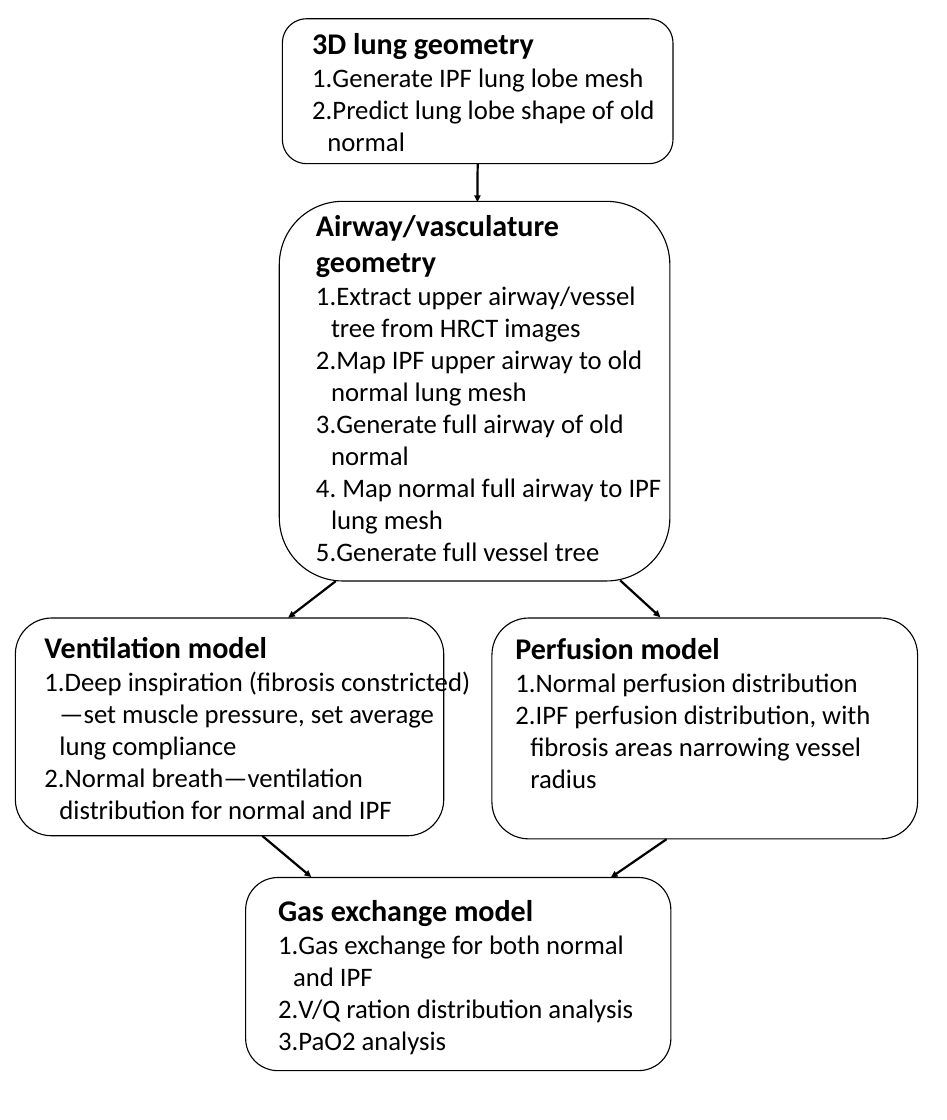
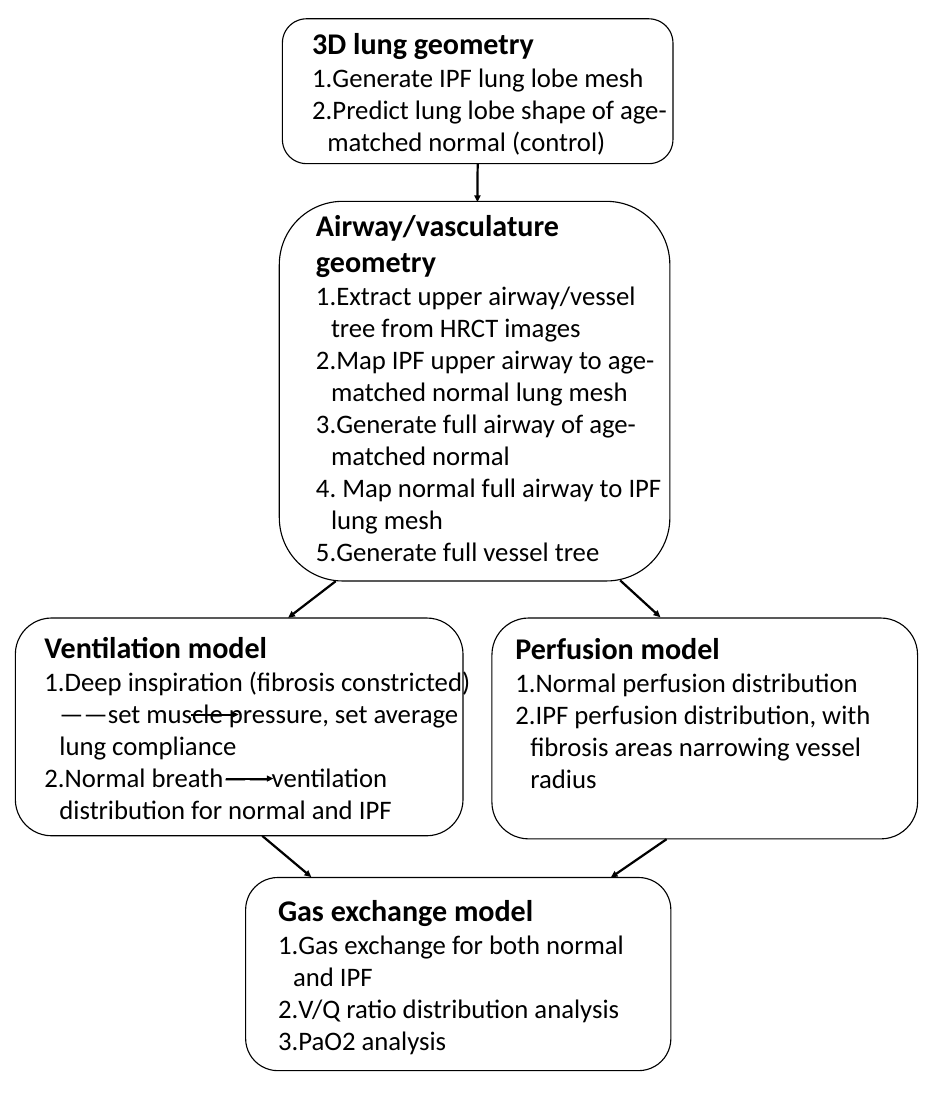
Before and after one commit to qiuyufly/MyThesis-New, a slide deck: slide 1 of ModelBasedAnalysis/Image/WholeWorkflow.pptx. Drawn at 947x1120 pixels with LibreOffice and Linux fonts; fonts in the diff are those of the drawing. Boxes give left, top, right and bottom in pixels: in the first picture for what was removed or moved away, otherwise in the second. Text is boxed around its words. In the diff, an @@ line names an element or a change of style, - is before the commit and + after.

```diff
--- a/ModelBasedAnalysis/Image/WholeWorkflow.pptx
+++ b/ModelBasedAnalysis/Image/WholeWorkflow.pptx
@@ text at bbox=[312, 100, 667, 155]: text changed @@
-2. Predict lung lobe shape of old normal
+2. Predict lung lobe shape of age-matched normal (control)
@@ text at bbox=[316, 350, 655, 466]: text changed @@
-2. Map IPF upper airway to old normal lung mesh
-3. Generate full airway of old normal
+2. Map IPF upper airway to age-matched normal lung mesh
+3. Generate full airway of age-matched normal
@@ rounded rectangle: place and size @@
-rounded rectangle at bbox=[15, 618, 444, 836]
+rounded rectangle at bbox=[15, 618, 463, 836]
@@ text at bbox=[44, 669, 470, 820]: text changed @@
-1. Deep inspiration (fibrosis constricted)—set muscle pressure, set average lung compliance
-2. Normal breath—ventilation distribution for normal and IPF
+1. Deep inspiration (fibrosis constricted)——set muscle pressure, set average lung compliance
+2. Normal breath——ventilation distribution for normal and IPF
@@ arrow added from (191, 715) to (239, 715), #000000 3.75 pt @@
@@ arrow added from (226, 779) to (273, 779), #000000 3.75 pt @@
@@ text at bbox=[278, 999, 619, 1023]: text changed @@
-2. V/Q ration distribution analysis
+2. V/Q ratio distribution analysis
```
Also in this commit, not shown: 17 other files.
